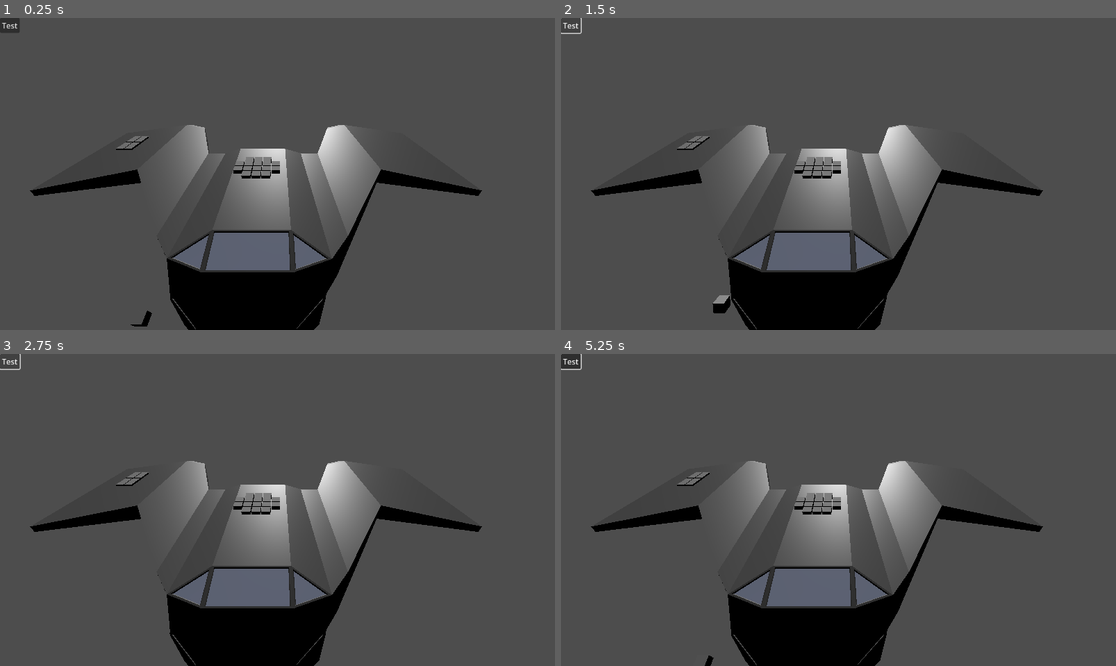
Above: before the commit, frames 1-4 (two rows, left to right).
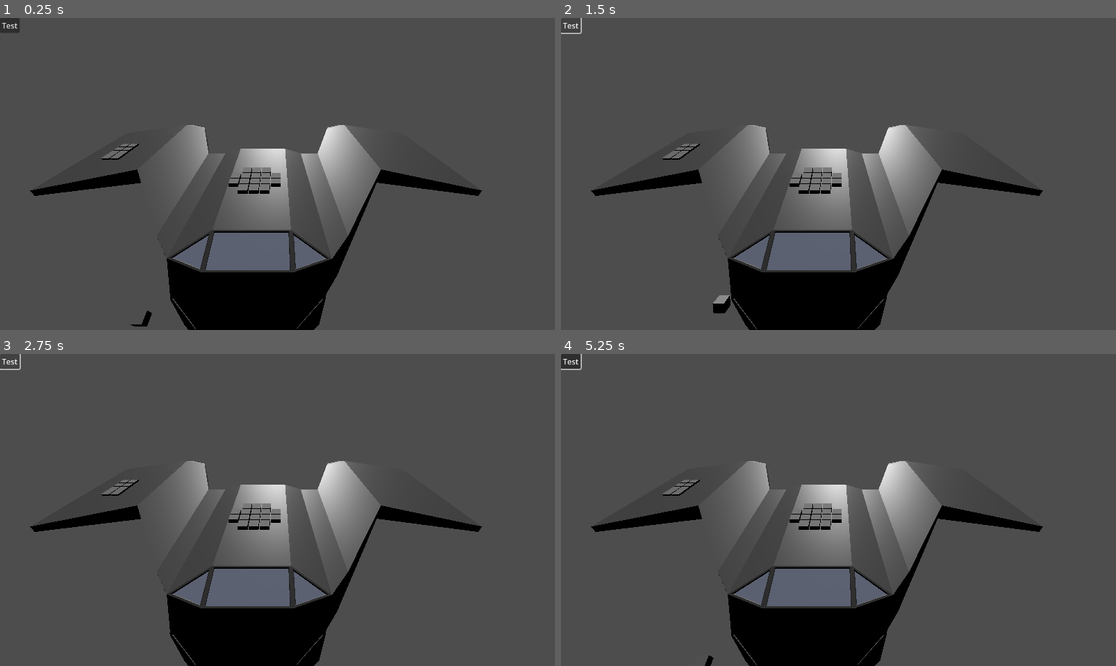
Above: after the commit, the same moments.

Repository: Xwilarg/LudumDare54
Game: Godot game, scene res://Scenes/Main.tscn
The game is run twice, just before and just after one commit, with the same random seed, the same clock (stepped at 60 frames per second) and the same inputs.
Inputs (mouse positions are in pixels of both pictures, inside the frame that each line leads up to):
- Up to frame 1 (0.25 s): no input
- Up to frame 2 (1.5 s): click "Test" at 0.5 s; click "Test" at 1.25 s
- Up to frame 3 (2.75 s): click "Test" at 2 s
- Up to frame 4 (5.25 s): tap Enter at 2.75, 4.25 s; move the mouse to (960, 494) at 2.77 s; click (960, 494) at 2.92 s; tap Space at 3.5, 5 s; move the mouse to (727, 525) at 3.52 s; click (727, 525) at 3.67 s; move the mouse to (894, 441) at 4.27 s; click (894, 441) at 4.42 s; move the mouse to (810, 572) at 5.02 s; click (810, 572) at 5.17 s

The runs differ from the first frame. In frame 1, 0.8% of the frame differs, in the area x 18-51%, y 37-57%; in frame 2, 0.8%; in frame 3, 0.8%; in frame 4, 0.8%.

Commit message:
Change Main scene (spaceship child inside of spaceship scene)

Diff:
--- a/Scenes/Main.tscn
+++ b/Scenes/Main.tscn
@@ -1,10 +1,7 @@
-[gd_scene load_steps=7 format=3 uid="uid://co7830btl7ju4"]
+[gd_scene load_steps=4 format=3 uid="uid://co7830btl7ju4"]
 
 [ext_resource type="PackedScene" uid="uid://ci5aldt6ohxr5" path="res://Scenes/Spaceship.tscn" id="1_em1mt"]
-[ext_resource type="PackedScene" uid="uid://b4fjvv8fuc723" path="res://Scenes/GridManager.tscn" id="2_obdl2"]
-[ext_resource type="Script" path="res://Scripts/AItem.gd" id="2_yq2f1"]
 [ext_resource type="Script" path="res://Scripts/ItemButton.gd" id="3_h2t67"]
-[ext_resource type="Script" path="res://Scripts/Grid.gd" id="3_u2myk"]
 [ext_resource type="Script" path="res://Scripts/AsteroidManager.gd" id="6_r6njy"]
 
 [node name="Root" type="Node3D"]
@@ -12,37 +9,12 @@
 [node name="spaceship" parent="." instance=ExtResource("1_em1mt")]
 transform = Transform3D(1, 0, 0, 0, 1, 0, 0, 0, 1, 0, 0, 2.657)
 
-[node name="AItem_test" type="Node3D" parent="spaceship"]
-script = ExtResource("2_yq2f1")
-
-[node name="Grid" type="Node3D" parent="spaceship"]
-transform = Transform3D(1, 0, 0, 0, 1, 0, 0, 0, 1, 0, 7.45155, 0)
-script = ExtResource("3_u2myk")
-raw_shape = ".XXX.
-XXXXX
-XXXXX
-.XXX."
-
-[node name="CollisionShape3D" type="CollisionShape3D" parent="spaceship"]
-
-[node name="Grid2" type="Node3D" parent="spaceship"]
-transform = Transform3D(1, 0, 0, 0, 1, 0, 0, 0, 1, -18.0755, 7.81913, -6)
-script = ExtResource("3_u2myk")
-raw_shape = "XX
-XX
-XX
-XX"
-
 [node name="DirectionalLight3D" type="DirectionalLight3D" parent="."]
 transform = Transform3D(1, 0, 0, 0, -0.907668, 0.41969, 0, -0.41969, -0.907668, 0, 46.1794, 0)
 
 [node name="Camera3D" type="Camera3D" parent="."]
 transform = Transform3D(1, 0, 0, 0, 0.84202, 0.539447, 0, -0.539447, 0.84202, 2.08535, 20.1394, 20.5378)
 current = true
-
-[node name="GridManager" parent="." node_paths=PackedStringArray("grid_ref") instance=ExtResource("2_obdl2")]
-transform = Transform3D(1, 0, 0, 0, 1, 0, 0, 0, 1, 0, 0, 0)
-grid_ref = [NodePath("../spaceship/Grid"), NodePath("../spaceship/Grid2")]
 
 [node name="UI" type="Control" parent="."]
 layout_mode = 3
--- a/Scenes/Spaceship.tscn
+++ b/Scenes/Spaceship.tscn
@@ -1,7 +1,35 @@
-[gd_scene load_steps=2 format=3 uid="uid://ci5aldt6ohxr5"]
+[gd_scene load_steps=5 format=3 uid="uid://ci5aldt6ohxr5"]
 
 [ext_resource type="PackedScene" uid="uid://kv32663idxo7" path="res://Models/spaceship.glb" id="1_pfcka"]
+[ext_resource type="Script" path="res://Scripts/AItem.gd" id="2_jmt48"]
+[ext_resource type="Script" path="res://Scripts/Grid.gd" id="3_n7wdy"]
+[ext_resource type="PackedScene" uid="uid://b4fjvv8fuc723" path="res://Scenes/GridManager.tscn" id="4_e4d1o"]
 
 [node name="spaceship" type="Node3D"]
 
 [node name="spaceshipModel" parent="." instance=ExtResource("1_pfcka")]
+
+[node name="AItem_test" type="Node3D" parent="."]
+script = ExtResource("2_jmt48")
+
+[node name="Grid" type="Node3D" parent="."]
+transform = Transform3D(1, 0, 0, 0, 1, 0, 0, 0, 1, 0, 7.45155, 0)
+script = ExtResource("3_n7wdy")
+raw_shape = ".XXX.
+XXXXX
+XXXXX
+.XXX."
+
+[node name="CollisionShape3D" type="CollisionShape3D" parent="."]
+
+[node name="Grid2" type="Node3D" parent="."]
+transform = Transform3D(1, 0, 0, 0, 1, 0, 0, 0, 1, -18.0755, 7.81913, -6)
+script = ExtResource("3_n7wdy")
+raw_shape = "XX
+XX
+XX
+XX"
+
+[node name="GridManager" parent="." node_paths=PackedStringArray("grid_ref") instance=ExtResource("4_e4d1o")]
+transform = Transform3D(1, 0, 0, 0, 1, 0, 0, 0, 1, 0, 0, 0)
+grid_ref = [NodePath("../Grid"), NodePath("../Grid2")]
